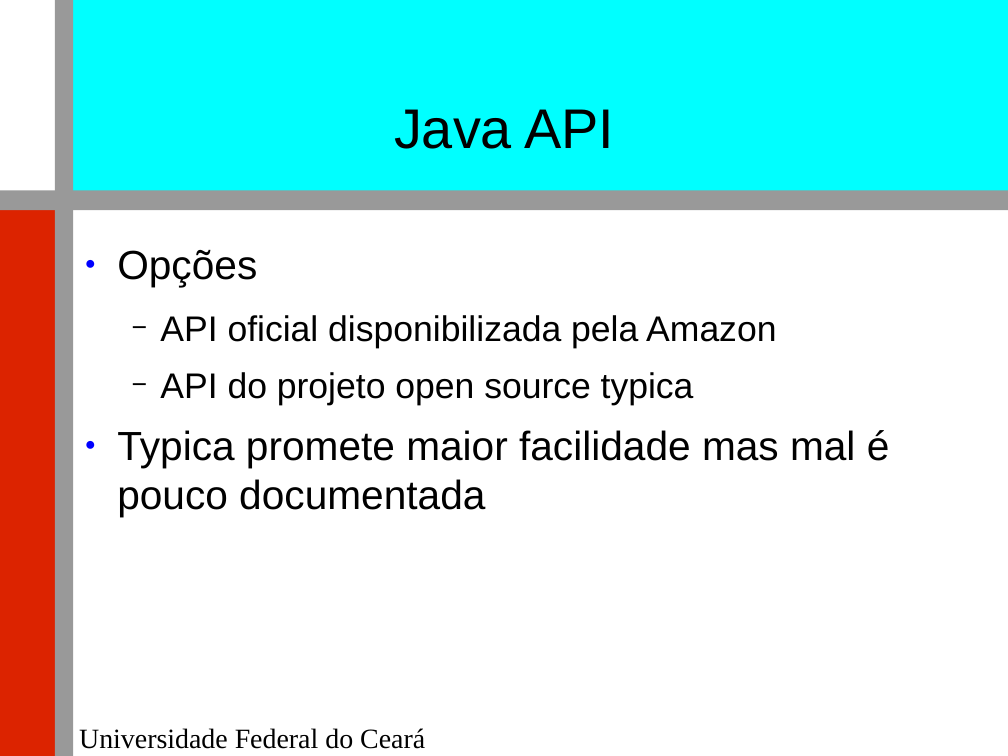
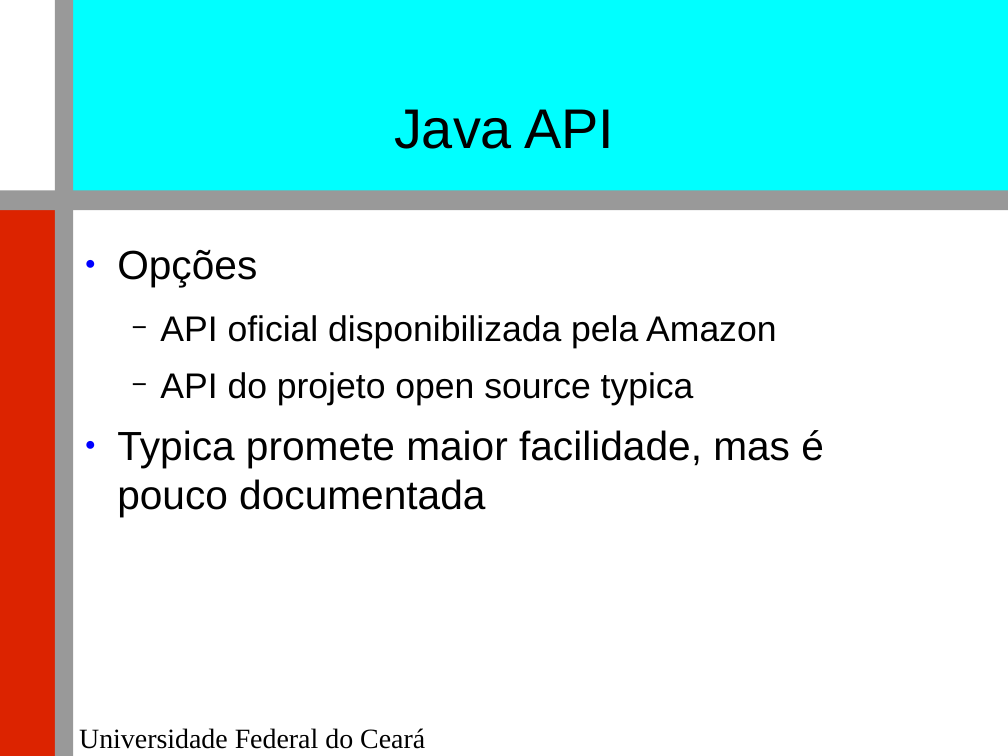
Before and after one commit to renatocjn/NoSQL_TF, a slide deck: slide 23 of Apresentação.odp. Drawn at 1008x756 pixels with LibreOffice and Linux fonts; fonts in the diff are those of the drawing; background and template pictures are left out. Boxes give left, top, right and bottom in pixels: in the first picture for what was removed or moved away, otherwise in the second. Text is boxed around its words. In the diff, an @@ line names an element or a change of style, - is before the commit and + after.

```diff
--- a/Apresentação.odp
+++ b/Apresentação.odp
@@ text at (x1=117, y1=430, x2=824, y2=516): text changed @@
-● Typica promete maior facilidade mas mal é pouco documentada
+● Typica promete maior facilidade, mas é pouco documentada
```
Also in this commit, not shown: 7 other slides changed, 1 other file.
